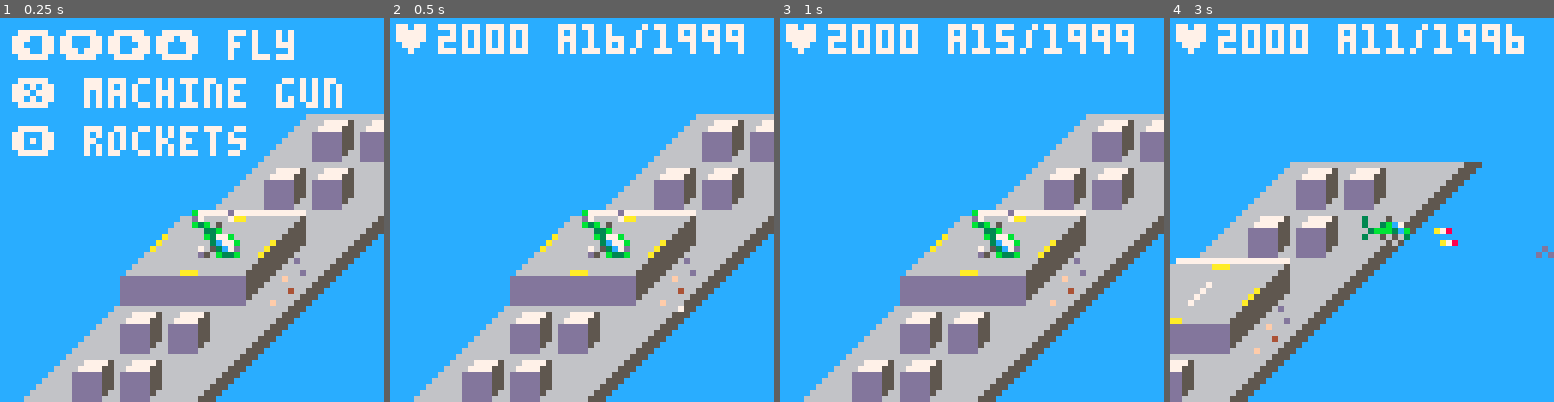
Above: before the commit, frames 1-4 (left to right).
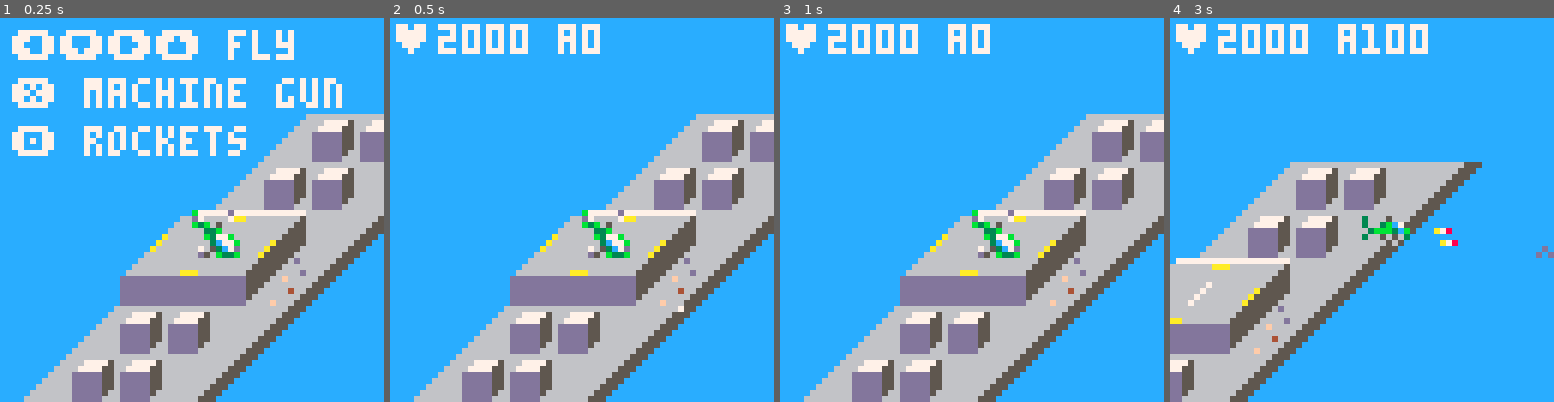
Above: after the commit, the same moments.

Repository: gorebang/64jam
Game: PICO-8 cartridge 64jam.p8
Same seed, same stepped clock (60 frames per second), same inputs: the game is played once before the commit and once after it.
Inputs:
- Up to frame 1 (0.25 s): no input
- Up to frame 2 (0.5 s): tap X (X key) at 0.33 s
- Up to frame 3 (1 s): tap O (Z key) at 0.7 s
- Up to frame 4 (3 s): tap X (X key) at 1.07, 1.85, 2.97 s; hold Right 1.6-2.1 s; tap O (Z key) every 0.4 s from 1.7 to 2.9 s; hold Up 2.15-2.42 s; hold Right from 2.47 s (still down)

Frame 1 is identical in both runs. In frame 2, 1.5% of the frame differs, in the area x 50-93%, y 1-10%; in frame 3, 1.6%; in frame 4, 1.5%.

Commit message:
Limits on pickups

Diff:
--- a/64jam.p8
+++ b/64jam.p8
@@ -94,7 +94,11 @@
 		rocketdamage = 400,
 		bullet_heat = 3,
 		rocket_heat = 0,
+      max_health = 3000,
+      max_bullets = 3000,
+      max_rockets = 24,
 		heat = 0,
+      score = 0
 	}
 end
 
@@ -231,6 +235,7 @@
 	tank.bullet_heat = 2  -- amount of heat firing a bullet costs
 	tank.rocketdamage = false
 	tank.rockets = 0
+   tank.points = 100
 	tank.item_spawn_chance = default_item_spawn_chance
 	tank.heat = 0 -- how hot the tank is (how long it has to wait before firing again)
 end
@@ -239,6 +244,7 @@
 function set_rocket_stats(tank)
 	tank.rocketdamage = 400
 	tank.rockets = 10 --nb, they will start firing bullets when they run out of rockets
+   tank.points = 250
 	tank.turret_ti = ti_rocket_turret
 	tank.rocket_heat = 20
 end
@@ -482,7 +488,10 @@
 		return false
 end
 
-function handle_destruction(ent)
+function handle_destruction(ent, projectile)
+ if ent.points and projectile.owner_ent == player then
+   player.score += ent.points
+ end
 end
 
 function update_ent(ent)
@@ -516,6 +525,9 @@
 	ent.health += item.health
 	ent.rockets += item.rockets
 	ent.bullets += item.bullets
+   ent.health = min(ent.health, ent.max_health)
+   ent.rockets = min(ent.rockets, ent.max_rockets)
+   ent.bullets = min(ent.bullets, ent.max_bullets)
 end
 
 
@@ -539,7 +551,7 @@
 end
 
 function one_collision_check(r, e, collide_fn)
-	if (r.owner != e) then
+	if (r.owner_ent != e) then
 		if dist8(r, e) < 1 then
 			collide_fn(r, e)
 			return true -- nb, can only hit one thing
@@ -554,9 +566,10 @@
 		del(projectiles, r)
 	end
 	if (e.health <= 0) then
+
 		del(ents, e)
 		spawn_explosion(e.x, e.y, e.item_spawn_chance)
-		handle_destruction(ent)
+		handle_destruction(e, r)
 	end
 end
 
@@ -651,7 +664,7 @@
 		dx, dy = dir_to_deltas(dir, speed)
 
 		local r = {
-			owner = owner_ent,
+			owner_ent = owner_ent,
 			x = owner_ent.x,
 			y = owner_ent.y,
 			dir = dir,
@@ -830,7 +843,7 @@
 	if(started) then
 --	print ("micro strike", player.x -30, player.y + -30, 14)
 
-			print ("♥" .. player.health .. " a" ..player.rockets .. "/" .. player.bullets, player.x -32, player.y + -31, 7)
+			print ("♥" .. player.health .. " a" ..player.score, player.x -32, player.y + -31, 7)
 	end
 
 end
